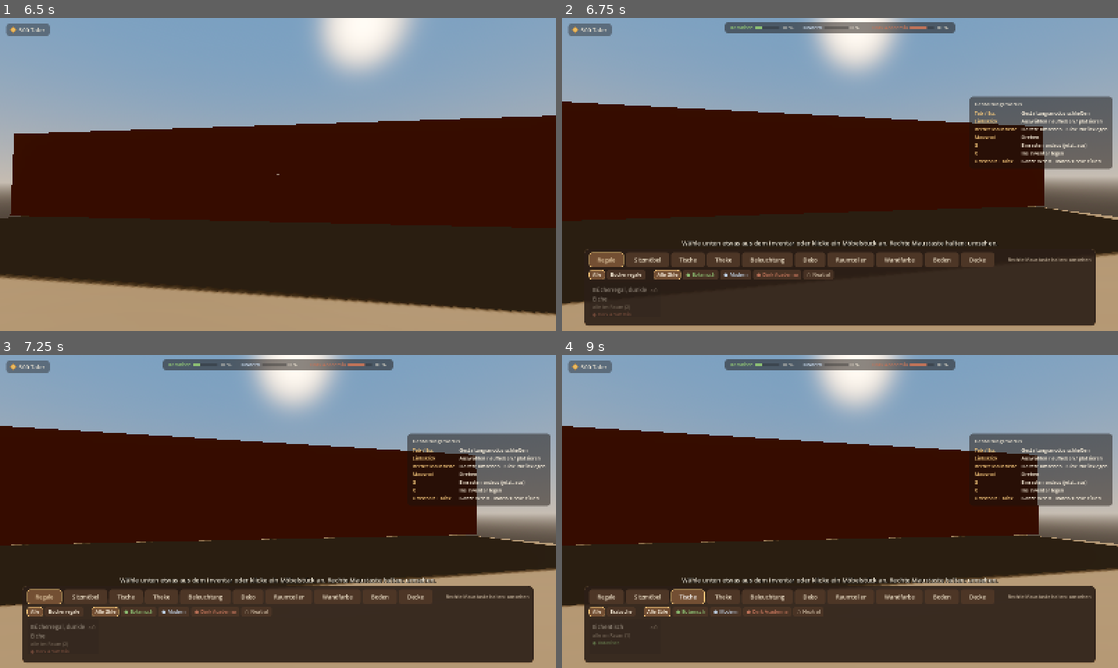
Above: before the commit, frames 1-4 (two rows, left to right).
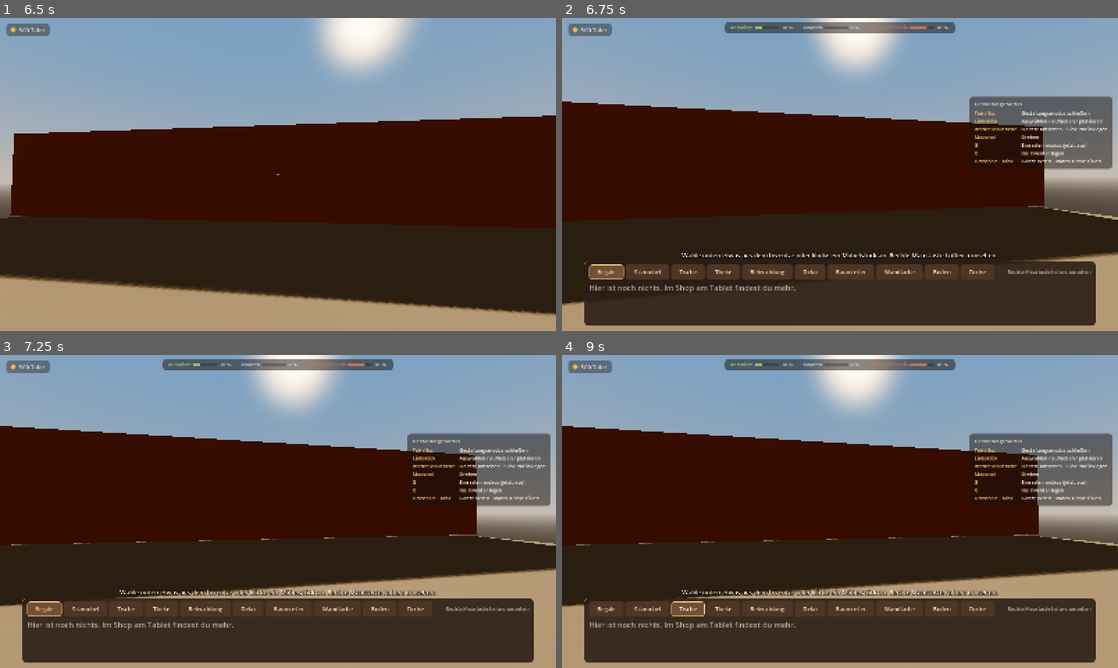
Above: after the commit, the same moments.

Repository: muschel99/Buecherei-Game
Game: Godot game, scene res://scenes/main.tscn
The game is run twice, just before and just after one commit, with the same random seed, the same clock (stepped at 60 frames per second) and the same inputs.
Inputs (mouse positions are in pixels of both pictures, inside the frame that each line leads up to):
- Up to frame 1 (6.5 s): tap Enter at 0.5 s; move the mouse to (305, 174) at 0.52 s; hold X (build_delete) 0.53-1.28 s; hold W (move_forward) 0.53-5.78 s; tap Space (jump) at 0.77, 1.52, 3.02, 3.77, 4.52, 6.02 s; move the mouse to (250, 174) at 1.27 s; tap Shift (build_paint_all) at 1.35 s; move the mouse to (289, 168) at 2.02 s; press the mouse at (289, 168) at 2.03 s; move the mouse to (272, 180) at 2.77 s; release the mouse at (272, 180) at 2.78 s; tap Mouse wheel up (build_rotate) at 2.85 s; move the mouse to (316, 177) at 3.52 s; hold Mouse wheel down (build_rotate_back) 3.53-4.28 s; move the mouse to (233, 171) at 4.27 s; tap G (build_toggle_grid) at 4.35 s; move the mouse to (283, 174) at 5.02 s; hold Ctrl (crouch) 5.03-5.78 s; move the mouse to (255, 168) at 5.77 s; hold D (move_right) from 5.78 s (still down); tap E (interact) at 5.85 s
- Up to frame 2 (6.75 s): move the mouse to (867, 174) at 6.52 s; release D (move_right) at 6.53 s; hold W (move_forward) from 6.53 s (still down); hold Tab (toggle_build_mode) from 6.53 s (still down)
- Up to frame 3 (7.25 s): keep holding W (move_forward); keep holding Tab (toggle_build_mode); tap Space (jump) at 6.77 s
- Up to frame 4 (9 s): release W (move_forward) at 7.25 s; release Tab (toggle_build_mode) at 7.25 s; click "Regale" at 7.25 s; click "Sitzmöbel" at 8 s; click "Tische" at 8.75 s

Frame 1 is identical in both runs. In frame 2, 5.5% of the frame differs, in the area x 4-96%, y 71-96%; in frame 3, 5.1%; in frame 4, 5.2%.

Commit message:
Kronleuchter, Kartons und Baumodus, Teil 3: Baumodus zeigt nur, was im Inventar liegt
- Im Gestaltungsmodus erscheinen nur Objekte mit mindestens einem Stück im Inventar;
  keine ausgegrauten Karten mehr für Dinge, die ganz im Raum stehen
- Filter zeigen nur Unterkategorien, in denen etwas liegt; leerer Reiter ohne Filter
- Freundlicher Hinweis: "Hier ist noch nichts. Im Shop am Tablet findest du mehr."
- Wandfarben, Böden und Decken wie bisher; der Shop zeigt weiterhin alles

Co-Authored-By: Claude Opus 5.5 <noreply@anthropic.com>
Claude-Session: https://claude.ai/code/session_01Keur6F3CMQBeom8RpdfucG

Diff:
--- a/scripts/ui/build_ui.gd
+++ b/scripts/ui/build_ui.gd
@@ -1,10 +1,11 @@
 extends CanvasLayer
 ## Oberfläche des Gestaltungsmodus: Inventar unten, Tastenhilfe am Rand, Statuszeile.
 ##
-## Die Karten zeigen nur, was mir gehört (Inventory): Möbel mit Anzahl (×2), Wandfarben,
-## Böden und Decken ohne Anzahl (unbegrenzt). Stehen alle Exemplare im Raum, ist die Karte
-## ausgegraut (×0). Ein Klick auf eine Karte meldet die Auswahl an den Gestaltungsmodus
-## (BuildMode). Neues gibt es im Shop.
+## Die Karten zeigen nur, was gerade im Inventar liegt: Möbel mit Anzahl (×2), Wandfarben,
+## Böden und Decken ohne Anzahl (unbegrenzt). Was ganz im Raum steht, erscheint hier nicht –
+## so bleibt die Liste übersichtlich, auch wenn es später sehr viele Objekte gibt.
+## Ein Klick auf eine Karte meldet die Auswahl an den Gestaltungsmodus (BuildMode).
+## Neues gibt es im Shop.
 
 const KEY_COLOR := Color(0.96, 0.78, 0.48)
 const MUTED_COLOR := Color(0.85, 0.78, 0.68, 0.8)
@@ -100,17 +101,13 @@
 	var owned := get_owned_items(index)
 	# Filter: nur die Unterkategorien anbieten, die es hier wirklich gibt
 	_filter_bar.setup(FilterBar.present_subcategories(tab[2], owned) if tab[1] == "furniture" else [])
+	_filter_bar.visible = not owned.is_empty()  # ohne Inhalt keine Filter
 	if tab[1] == "furniture":
-		var room := _build_mode.get_room()
 		for data: FurnitureData in owned:
 			if not _filter_bar.matches(data):
 				continue
 			var count := Inventory.get_count(data.get_id())
-			var placed := room.count_placed(data.get_id())
-			var subtitle := _size_text(data) if count > 0 else "alle im Raum (%d)" % placed
-			var card := _create_card(data.display_name, subtitle, data.styles, data.description, Color(0, 0, 0, 0), count)
-			card.disabled = count <= 0
-			card.modulate.a = 1.0 if count > 0 else 0.45
+			var card := _create_card(data.display_name, _size_text(data), data.styles, data.description, Color(0, 0, 0, 0), count)
 			card.pressed.connect(_build_mode.select_furniture.bind(data))
 			_add_card(data, card)
 	else:
@@ -123,7 +120,7 @@
 
 	if _cards.is_empty():
 		var empty := Label.new()
-		empty.text = "Davon ist gerade nichts im Inventar. Neues gibt es im Shop – am Tablet auf der Theke."
+		empty.text = "Hier ist noch nichts. Im Shop am Tablet findest du mehr."
 		if not owned.is_empty():
 			empty.text = "Dazu passt hier gerade nichts – probier einen anderen Filter."
 		empty.add_theme_color_override("font_color", MUTED_COLOR)
@@ -133,15 +130,14 @@
 	_item_scroll.set_deferred("scroll_horizontal", scroll if same_tab else 0)
 
 
-## Alles Eigene in diesem Reiter (ungefiltert): Möbel, die im Inventar liegen oder im Raum
-## stehen (dann ×0, ausgegraut), bzw. die Oberflächen, die mir gehören.
+## Alles Eigene in diesem Reiter (ungefiltert): Möbel, die im Inventar liegen (mindestens
+## eins), bzw. die Oberflächen, die mir gehören.
 func get_owned_items(index: int) -> Array[Resource]:
 	var tab: Array = _tabs[index]
 	var result: Array[Resource] = []
 	if tab[1] == "furniture":
-		var room := _build_mode.get_room()
-		for data in Catalog.get_all_furniture():
-			if data.category == tab[2] and (Inventory.get_count(data.get_id()) > 0 or room.count_placed(data.get_id()) > 0):
+		for data in Inventory.get_stored_furniture():
+			if data.category == tab[2]:
 				result.append(data)
 	else:
 		result.append_array(Inventory.get_owned_surfaces(tab[2]))
